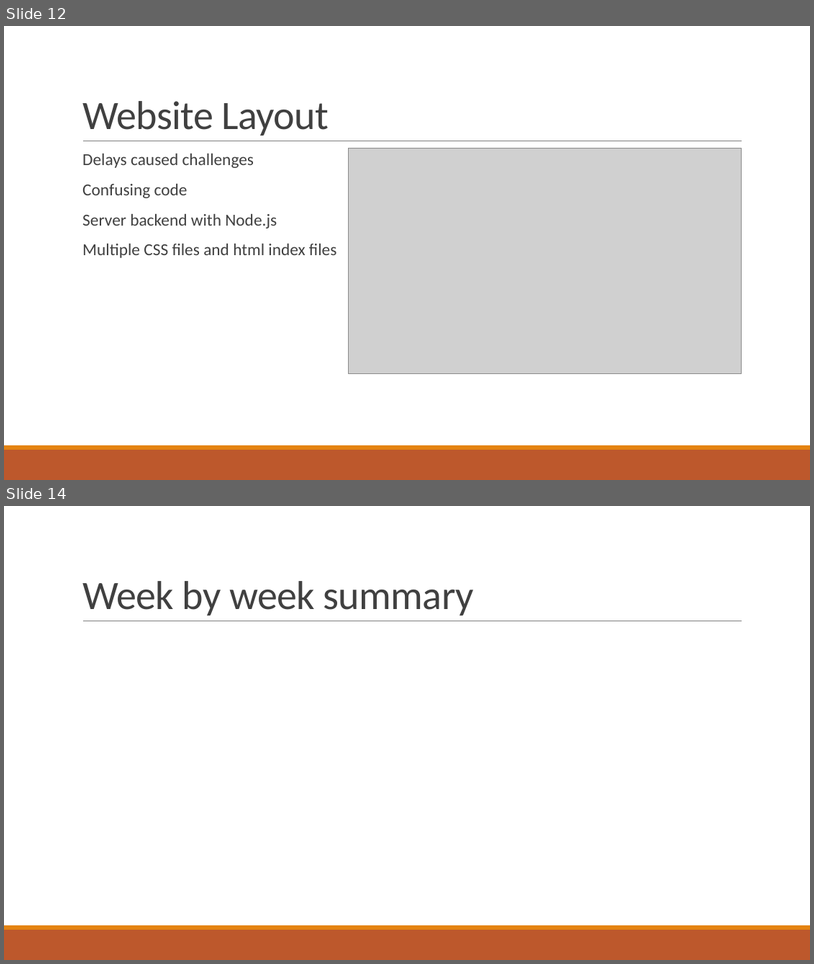
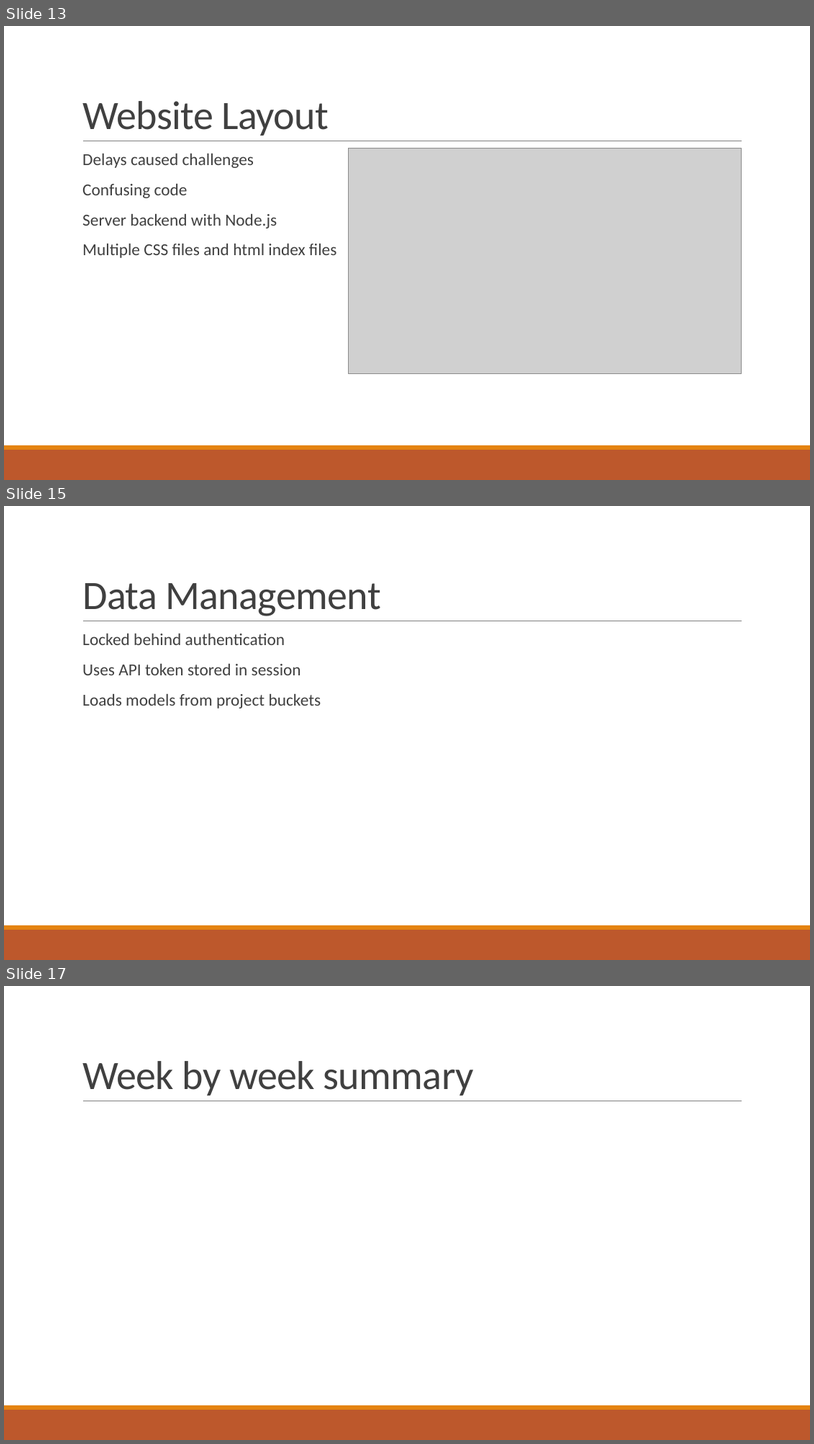
Before and after one commit to gonsalvg/Capstone-Forge-App, a slide deck: Project Documents/Progress Report 2/Progress report.pptx. Shown one above the other, each under a label of ours: slides 12 and 14 before the commit, slides 13, 15 and 17 after it; the slides between them are not shown. The pictures are 814x964 and 814x1444 pixels, drawn with LibreOffice and Linux fonts; fonts in the diff are those of the drawing; grey boxes stand for pictures. Boxes give left, top, right and bottom in pixels: in the first picture for what was removed or moved away, otherwise in the second. Text is boxed around its words. In the diff, an @@ line names an element or a change of style, - is before the commit and + after.

```diff
--- a/Project Documents/Progress Report 2/Progress report.pptx
+++ b/Project Documents/Progress Report 2/Progress report.pptx
@@ slide 15 added at (4, 506, 810, 960), background #FFFFFF; not listed: 3 template elements that a slide beside it also shows @@
@@ title added at (82, 583, 381, 616), 48 pt, text #404040 @@
+Data Management
@@ text added at (82, 633, 322, 708), 20 pt, text #404040 @@
+  Locked behind authentication
+  Uses API token stored in session
+  Loads models from project buckets
@@ what was slide 12 is now slide 13 @@
@@ what was slide 14 is now slide 17 @@
```
Also in this commit, not shown: 3 slides changed, 3 other slides added.
